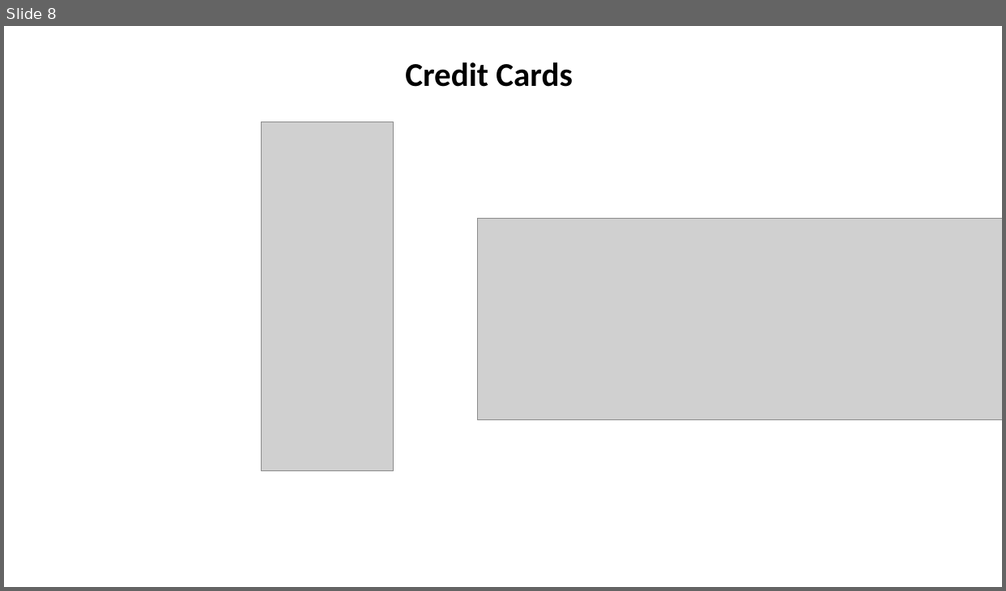
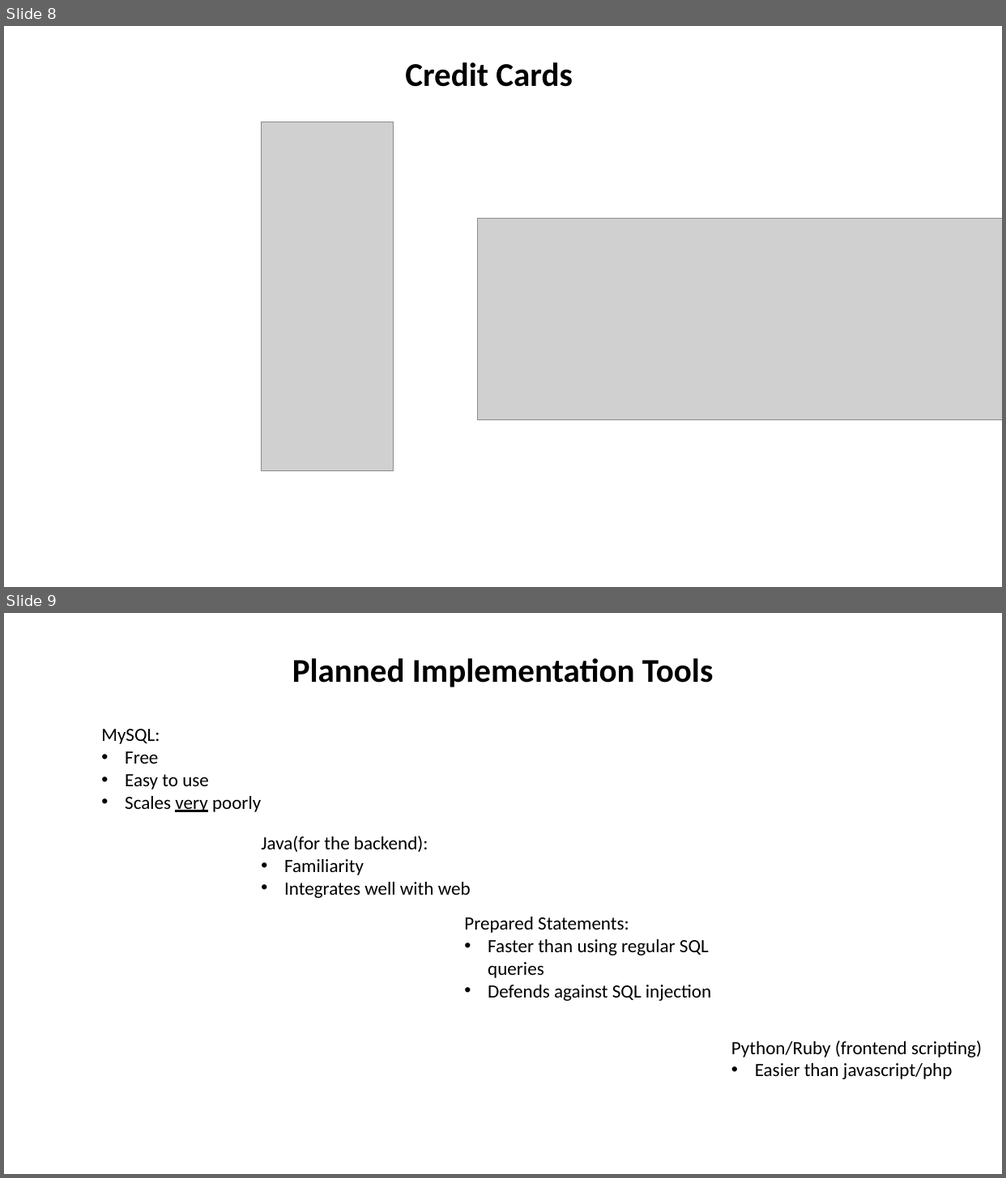
Before and after one commit to JLudwig2552/cmpsc431w-group-work, a slide deck: Data Inceptionists.pptx. Shown one above the other, each under a label of ours: slide 8 before the commit, slides 8 and 9 after it. The pictures are 1006x591 and 1006x1178 pixels, drawn with LibreOffice and Linux fonts; fonts in the diff are those of the drawing; grey boxes stand for pictures. Boxes give left, top, right and bottom in pixels: in the first picture for what was removed or moved away, otherwise in the second. Text is boxed around its words. In the diff, an @@ line names an element or a change of style, - is before the commit and + after.

Commit message:
slides pretty much done

```diff
--- a/Data Inceptionists.pptx
+++ b/Data Inceptionists.pptx
@@ slide 9 added at box(4, 613, 1002, 1174), background #FFFFFF @@
@@ title added at box(292, 658, 713, 688), 32 pt, text #000000, bold @@
+Planned Implementation Tools
@@ text added at box(101, 729, 261, 812), 18 pt, text #000000 @@
+MySQL:
+• Free
+• Easy to use
+• Scales very poorly
@@ text added at box(261, 836, 471, 898), 18 pt, text #000000 @@
+Java(for the backend):
+• Familiarity
+• Integrates well with web
@@ text added at box(464, 917, 711, 1001), 18 pt, text #000000 @@
+Prepared Statements:
+• Faster than using regular SQL queries
+• Defends against SQL injection
@@ text added at box(731, 1041, 982, 1080), 18 pt, text #000000 @@
+Python/Ruby (frontend scripting)
+• Easier than javascript/php
```
